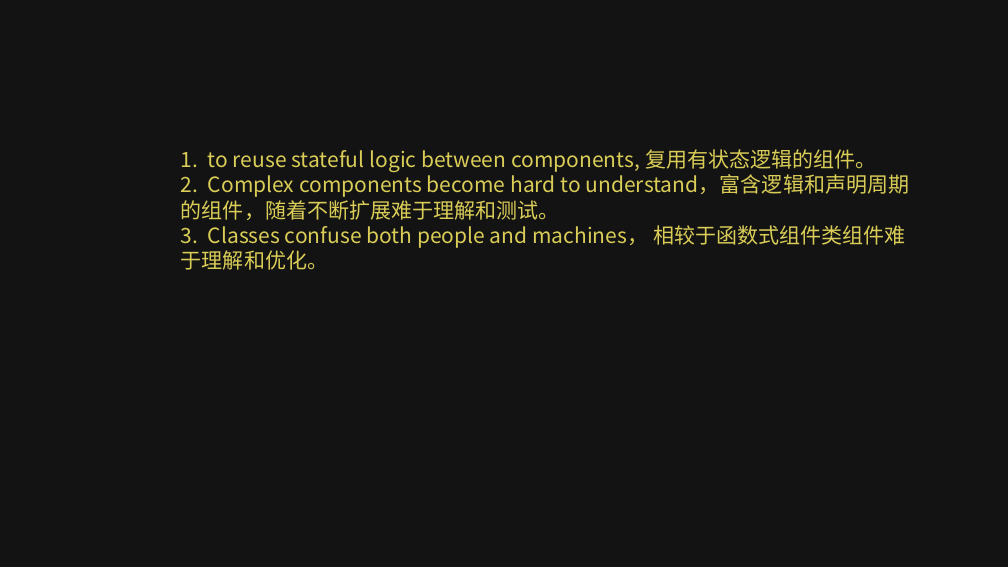
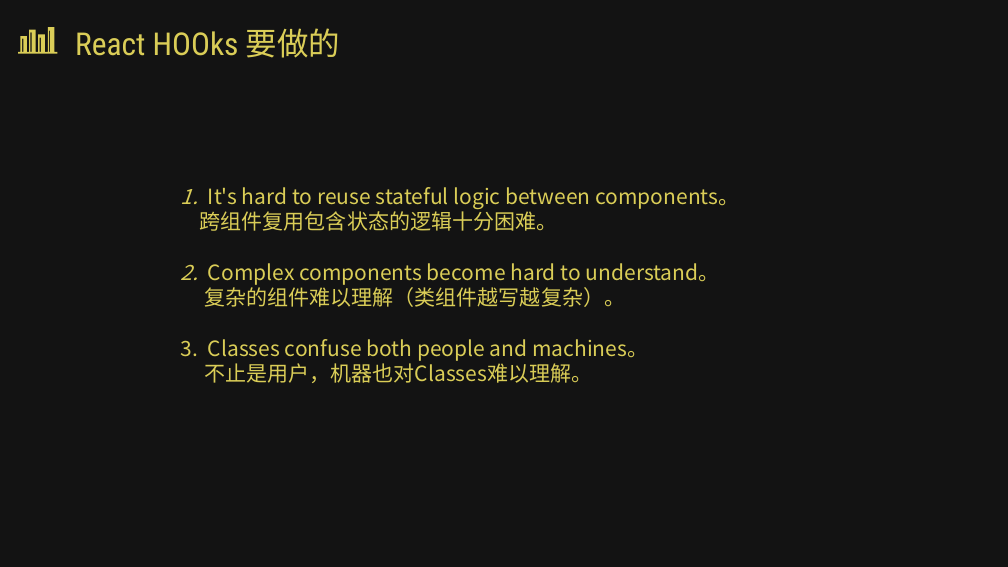
Before and after one commit to Zwe1/use-react-hooks, a slide deck: slide 4 of src/assets/React hooks.pptx (slide 8 before the commit). Drawn at 1008x567 pixels with LibreOffice and Linux fonts; fonts in the diff are those of the drawing; background and template pictures are left out; a plain dark background stands for a picture behind light text. Boxes give left, top, right and bottom in pixels: in the first picture for what was removed or moved away, otherwise in the second. Text is boxed around its words. In the diff, an @@ line names an element or a change of style, - is before the commit and + after.

```diff
--- a/src/assets/React hooks.pptx
+++ b/src/assets/React hooks.pptx
@@ freeform shape added at (18, 27, 57, 54), fill #DACD57 @@
@@ text added at (75, 28, 340, 58), 30 pt, text #DACD57 @@
+React HOOks 要做的
@@ text at (181, 187, 739, 383): text changed @@
-1. to reuse stateful logic between components, 复用有状态逻辑的组件。
-2. Complex components become hard to understand，富含逻辑和声明周期的组件，随着不断扩展难于理解和测试。
-3. Classes confuse both people and machines， 相较于函数式组件类组件难于理解和优化。
+1. It's hard to reuse stateful logic between components。
+跨组件复用包含状态的逻辑十分困难。
+2. Complex components become hard to understand。
+复杂的组件难以理解（类组件越写越复杂）。
+3. Classes confuse both people and machines。
+不止是用户，机器也对Classes难以理解。
```
Also in this commit, not shown: 7 other slides changed, 3 slides added, 1 slide removed, 6 other files.
